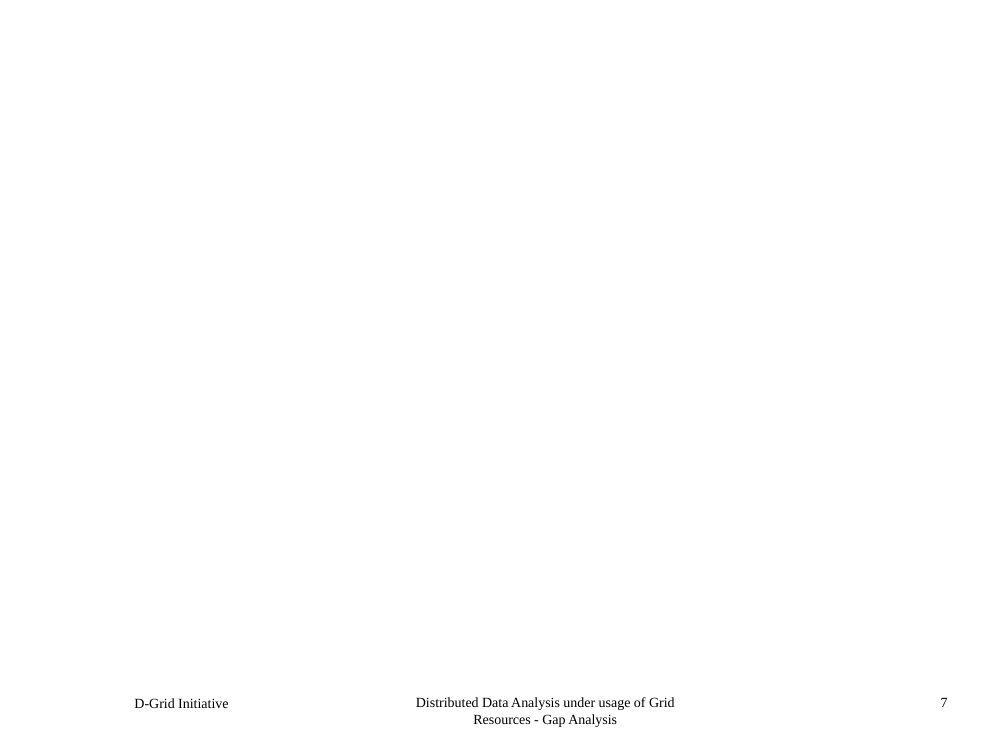
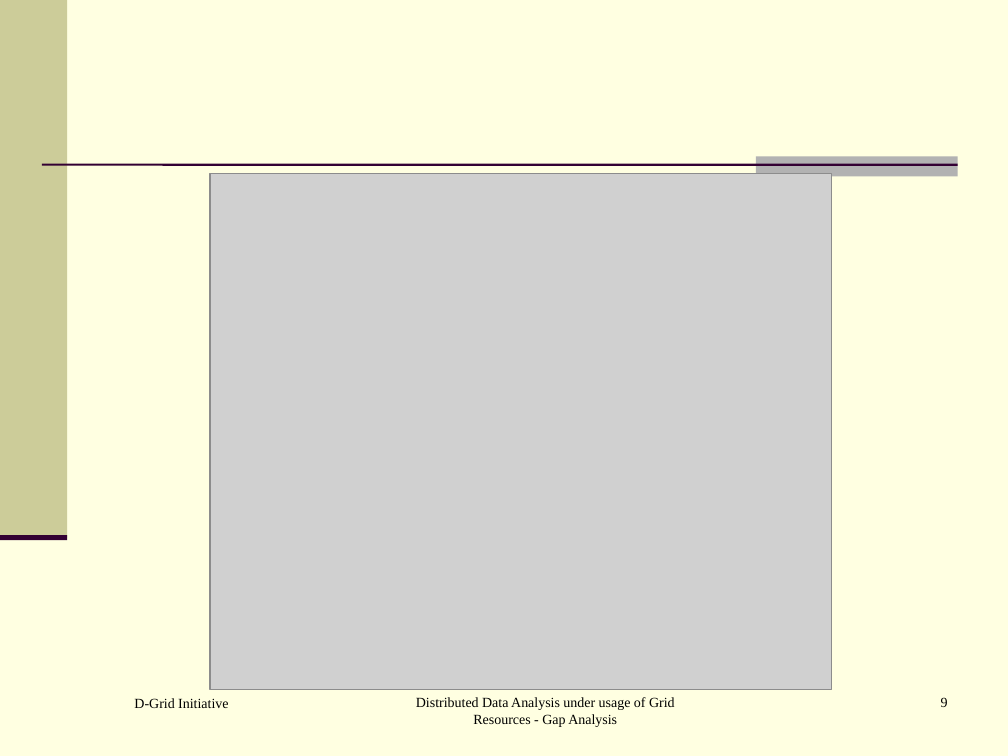
Before and after one commit to AnarManafov/PoDDocumentation, a slide deck: slide 9 of HEPCG-Workshops/2006-Nov/HEPCG-Workshops-2006-Nov.ppt (slide 7 before the commit). Drawn at 1008x756 pixels with LibreOffice and Linux fonts; fonts in the diff are those of the drawing; grey boxes stand for pictures; background and template pictures are left out. Boxes give left, top, right and bottom in pixels: in the first picture for what was removed or moved away, otherwise in the second. Text is boxed around its words. In the diff, an @@ line names an element or a change of style, - is before the commit and + after.

Commit message:
v. 0.9

```diff
--- a/HEPCG-Workshops/2006-Nov/HEPCG-Workshops-2006-Nov.ppt
+++ b/HEPCG-Workshops/2006-Nov/HEPCG-Workshops-2006-Nov.ppt
@@ background picture (left out) to #FFFFE1 @@
@@ rectangle added at bbox=[0, 0, 68, 537], fill #CCCC99 @@
@@ line added from (42, 164) to (958, 164), #330033 1.5 pt @@
@@ picture added at bbox=[210, 173, 832, 689] @@
@@ rectangle added at bbox=[756, 156, 958, 176], fill #B2B2B2 @@
@@ line added from (0, 537) to (68, 537), #330033 3.49 pt @@
@@ page number at bbox=[941, 697, 948, 707]: text changed @@
-7
+9
```
Also in this commit, not shown: 2 other slides changed.
